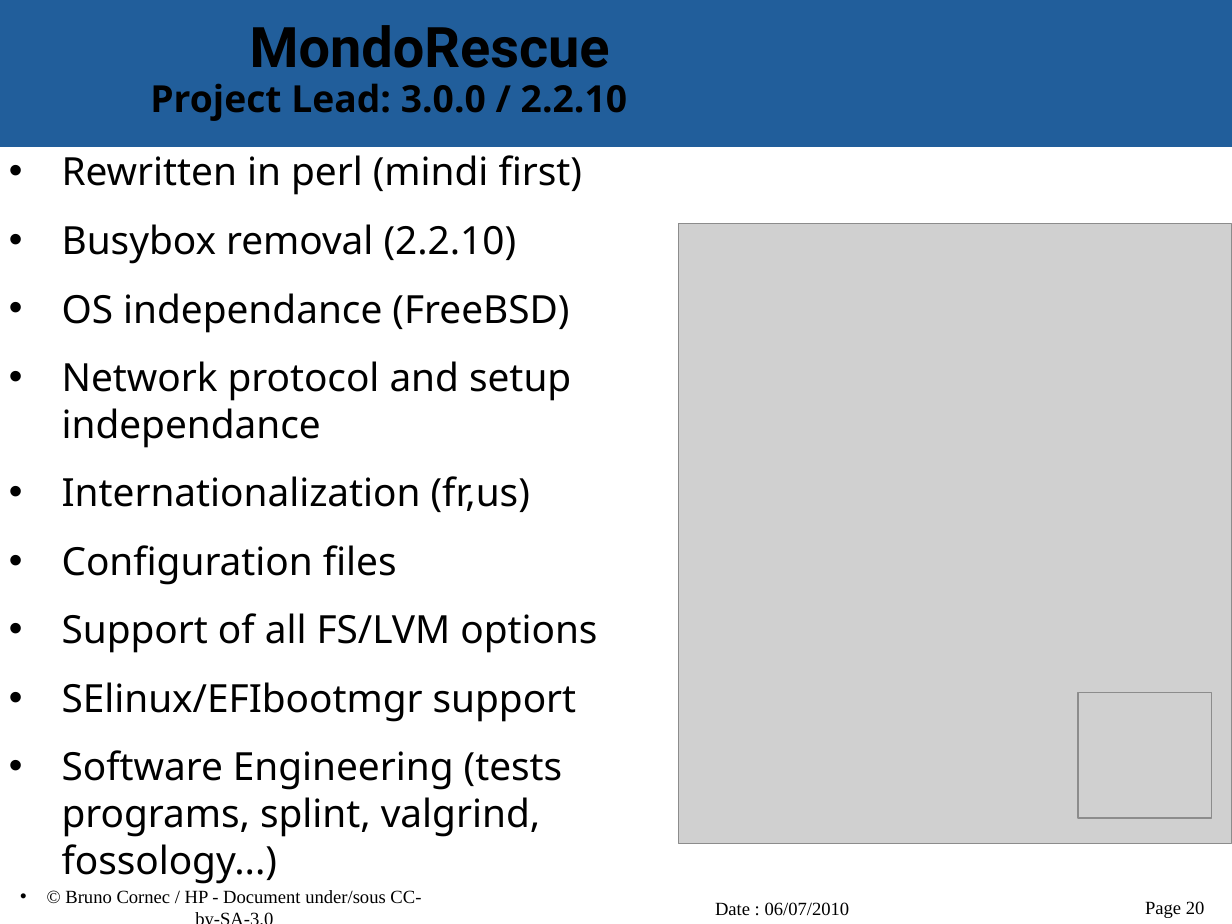
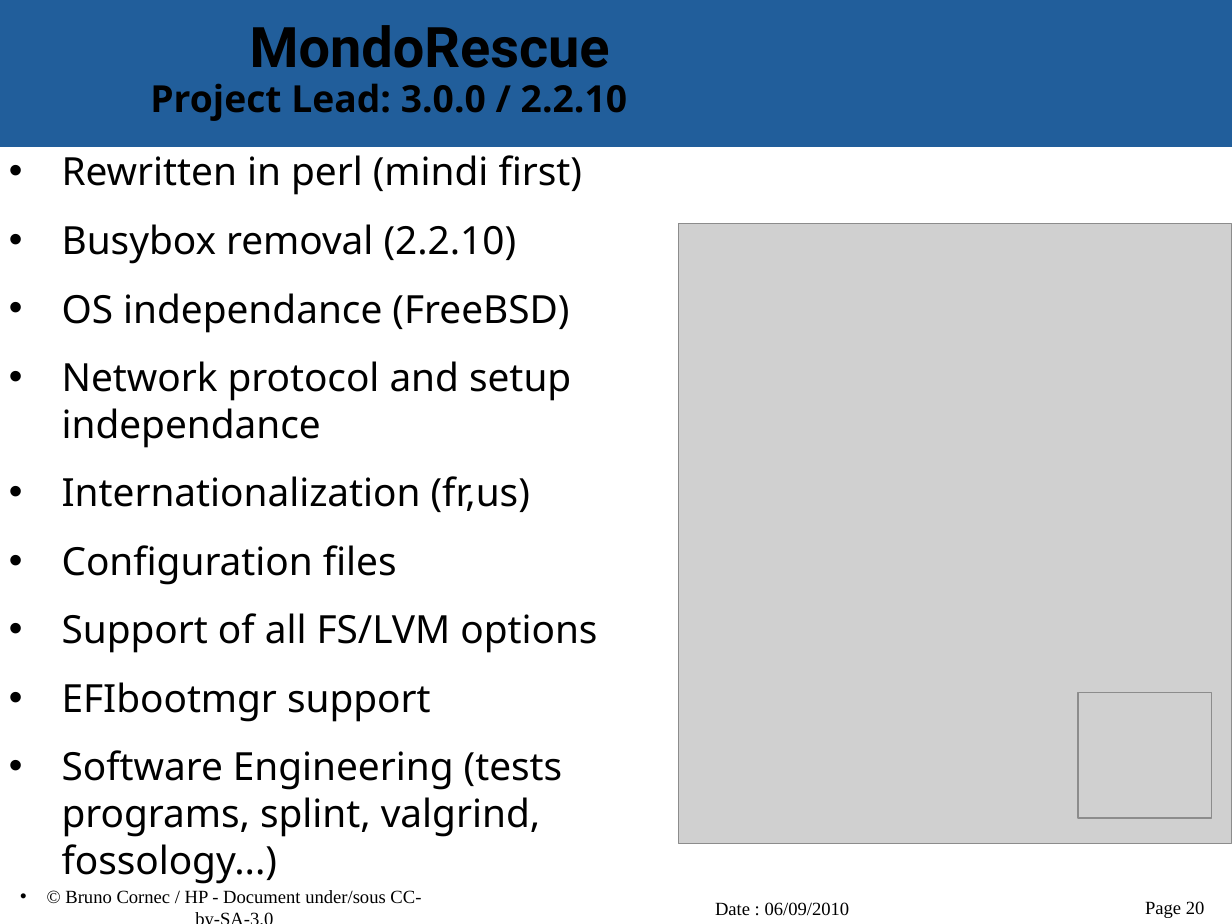
Before and after one commit to vir/mondo-rescue, a slide deck: slide 20 of mondo-doc/mondo-presentation.odp. Drawn at 1232x924 pixels with LibreOffice and Linux fonts; fonts in the diff are those of the drawing; grey boxes stand for pictures; background and template pictures are left out. Boxes give left, top, right and bottom in pixels: in the first picture for what was removed or moved away, otherwise in the second. Text is boxed around its words. In the diff, an @@ line names an element or a change of style, - is before the commit and + after.

```diff
--- a/mondo-doc/mondo-presentation.odp
+++ b/mondo-doc/mondo-presentation.odp
@@ text at box(62, 682, 431, 722): text changed @@
-• SElinux/EFIbootmgr support
+• EFIbootmgr support
@@ text at box(715, 902, 850, 916): text changed @@
-Date : 06/07/2010
+Date : 06/09/2010
```
Also in this commit, not shown: 23 other slides changed.
